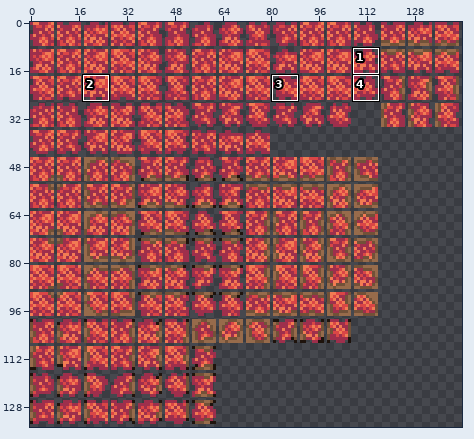
Edited in one commit: sprite sheet (Tiles/EndlessSea/YellowCoralBlock.png). The first picture is a wide view before the edit; the outline marks the close-up.
Close-up. Before the commit:
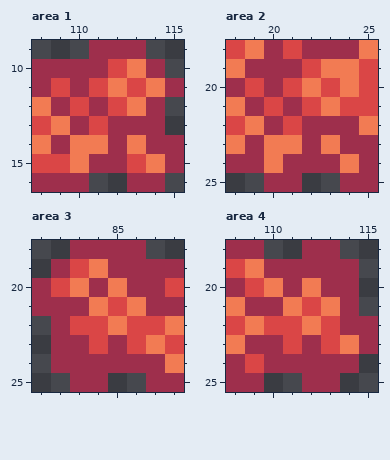
The file is 288x270 pixels, drawn in blocks of 2x2; one block is one cell here. Shown: area 1: x 108..115, y 9..16; area 2: x 18..25, y 18..25; area 3: x 81..88, y 18..25; area 4: x 108..115, y 18..25. The commit also changed other parts of the picture, which this record leaves out.
The result:
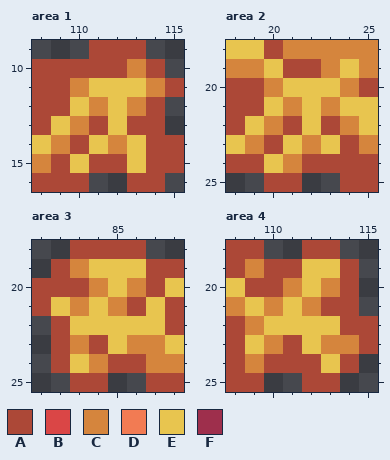
Palette (. is transparent): A #ac4837  B #da4646  C #d5853d  D #f27b53  E #e8c54f  F #9e2f4c
From old to new:
Changed rows in their new state; - is an unchanged pixel.
Area 1:
first column x 108:
 9 ---AAA--
10 AAAAACA-
11 AACEEECA
12 AAECECA-
13 AECAEAA-
14 ECAECEAA
15 CAEAAEAA
16 AAA--AA-
Area 2:
first column x 18:
18 EEACCCCC
19 CCEAACEC
20 AACEEECA
21 AAECECEE
22 AECAEACE
23 ECAECEAC
24 AAECAAAA
25 --AA--AA
Area 3:
first column x 81:
18 --AAAA--
19 -ACEEEAA
20 AAACECAE
21 AECECAEA
22 -AEEEEEA
23 -ACAECCE
24 -AECAACC
25 --AA--AA
Area 4:
first column x 108:
18 AA--AA--
19 ACAAEEA-
20 EAACECA-
21 CECECAA-
22 ACEEEEAA
23 AECAECCA
24 ACAAAEA-
25 AA--AA--
Pixel boxes of the changes (left, top, right, bottom) in both close-ups:
changed: (32, 40, 184, 192)
changed: (226, 40, 378, 192)
changed: (32, 240, 184, 392)
changed: (226, 240, 378, 392)
